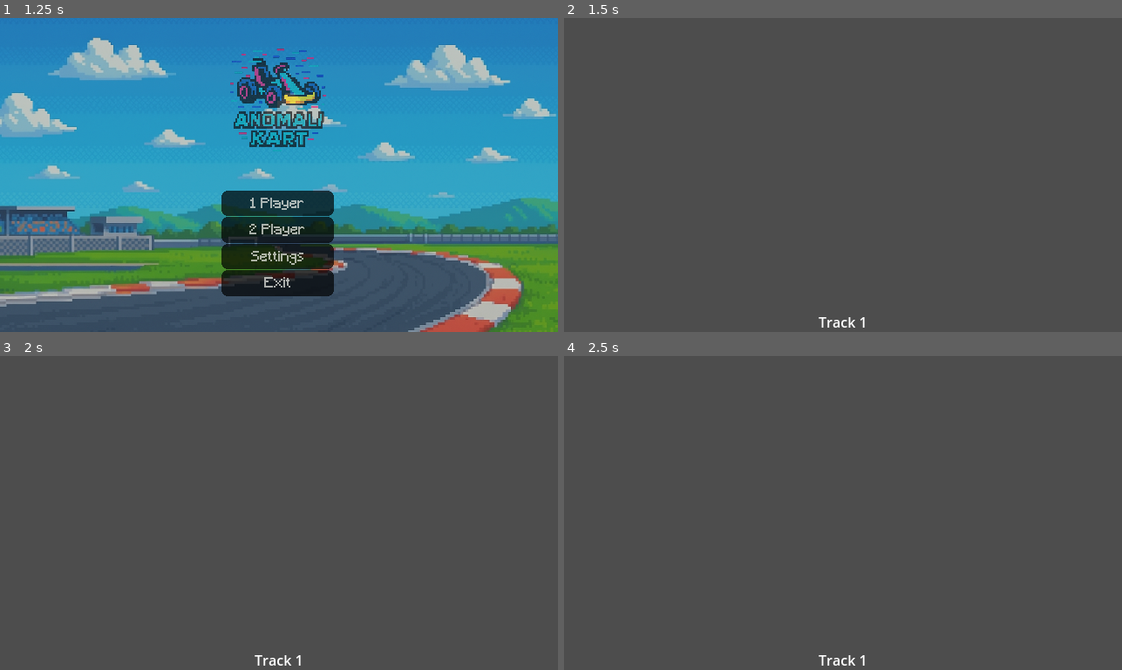
Above: before the commit, frames 1-4 (two rows, left to right).
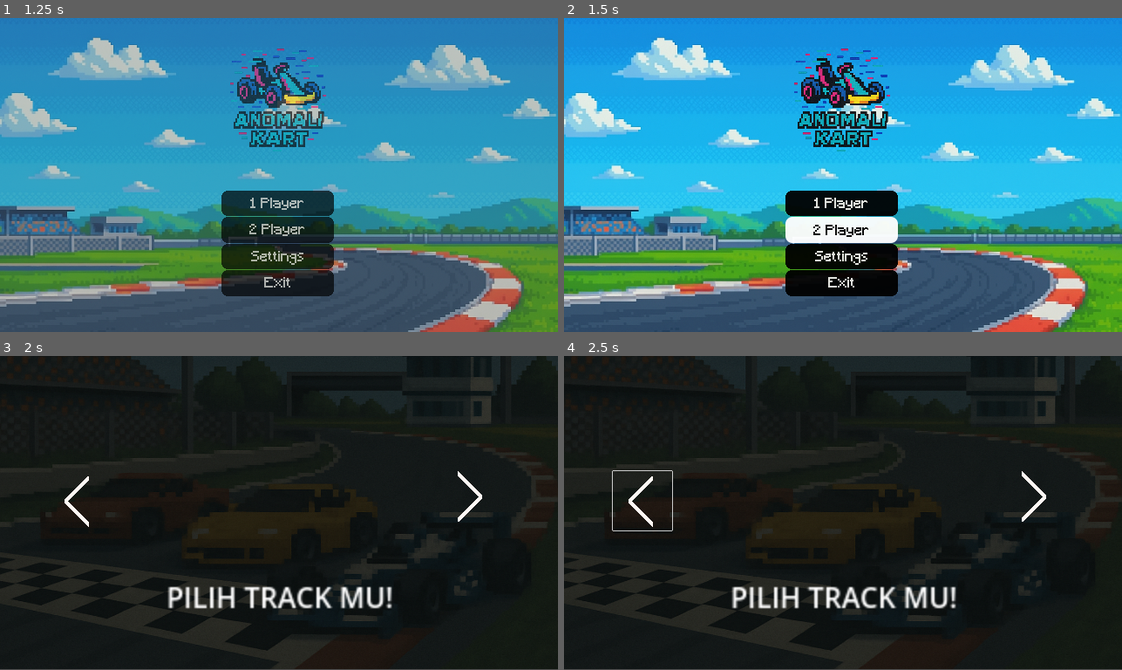
Above: after the commit, the same moments.

Repository: zixzgg32/anomali-kart
Game: Godot game, scene res://Scenes/splashScreen.tscn
Two runs of this game, one before a commit and one after it. Both use one fixed random seed, a clock stepped at 60 frames per second and the inputs below.
Inputs (mouse positions are in pixels of both pictures, inside the frame that each line leads up to):
- Up to frame 1 (1.25 s): tap Enter (ui_accept) at 0.5 s; hold Right (ui_right) from 0.53 s (still down); hold Enter (ui_accept) from 0.53 s (still down)
- Up to frame 2 (1.5 s): release Right (ui_right) at 1.25 s; release Enter (ui_accept) at 1.25 s; click "2 Player" at 1.25 s
- Up to frame 3 (2 s): no input
- Up to frame 4 (2.5 s): click (642, 500) at 2.02 s

Frame 1 is identical in both runs. In frame 2, 100% of the frame differs, in the area x 0-100%, y 0-100%; in frame 3, 99%; in frame 4, 99%.

Commit message:
Added BG character-selection, sound effect, countdown, asset and other changes

Diff:
--- /dev/null
+++ b/Scenes/bot.tscn
@@ -0,0 +1,15 @@
+[gd_scene load_steps=3 format=3 uid="uid://dc5fmpgrbxbp0"]
+
+[ext_resource type="Script" uid="uid://ckemp2cucotkd" path="res://Scripts/World Elements/Racers/Checkpoint.gd" id="1_ccb4n"]
+
+[sub_resource type="RectangleShape2D" id="RectangleShape2D_pul5b"]
+
+[node name="Bot" type="Node2D" groups=["bot"]]
+
+[node name="Area2D" type="Area2D" parent="."]
+script = ExtResource("1_ccb4n")
+
+[node name="CollisionShape2D" type="CollisionShape2D" parent="Area2D"]
+shape = SubResource("RectangleShape2D_pul5b")
+
+[node name="RayCast2D" type="RayCast2D" parent="."]
--- a/Scenes/characterSelection.tscn
+++ b/Scenes/characterSelection.tscn
@@ -1,10 +1,16 @@
-[gd_scene load_steps=6 format=3 uid="uid://bl8g0v866geuu"]
+[gd_scene load_steps=11 format=3 uid="uid://bl8g0v866geuu"]
 
 [ext_resource type="Script" uid="uid://bbqoyq62o3gh4" path="res://Scenes/script/character_selection.gd" id="1_883pe"]
 [ext_resource type="Texture2D" uid="uid://cugcssjgx7mt5" path="res://Asset/TPG-Asset-20250518T115225Z-1-001/TPG-Asset/128-frontview-ballerina.png" id="2_e5257"]
+[ext_resource type="AudioStream" uid="uid://bbmehtt8domrf" path="res://Asset/sound/soundeffect/soundeffect/hit2.mp3" id="2_qs2qt"]
+[ext_resource type="AudioStream" uid="uid://btpedtspmhjn3" path="res://Asset/sound/soundeffect/soundeffect/click.mp3" id="3_230ae"]
 [ext_resource type="Texture2D" uid="uid://rbkobbdftd4e" path="res://Asset/TPG-Asset-20250518T115225Z-1-001/TPG-Asset/128-frontview-cappucinoassasino.png" id="3_m2yrg"]
 [ext_resource type="Texture2D" uid="uid://dsotrky0i7eu1" path="res://Asset/TPG-Asset-20250518T115225Z-1-001/TPG-Asset/128-frontview-tralalerotralala.png" id="4_qs2qt"]
 [ext_resource type="Texture2D" uid="uid://dv1sn06lpk8ms" path="res://Asset/TPG-Asset-20250518T115225Z-1-001/TPG-Asset/128-frontview-tungtungsahur.png" id="5_230ae"]
+[ext_resource type="Texture2D" uid="uid://n7332xqqrl5j" path="res://Asset/TPG-Asset-20250518T115225Z-1-001/TPG-Asset/Pixelated Race at the Finish Line.png" id="8_230ae"]
+[ext_resource type="Texture2D" uid="uid://bdbys14j8m1e8" path="res://Asset/TPG-Asset-20250518T115225Z-1-001/TPG-Asset/arrow.png" id="9_2e6au"]
+
+[sub_resource type="StyleBoxEmpty" id="StyleBoxEmpty_2e6au"]
 
 [node name="Control" type="Control"]
 texture_filter = 1
@@ -15,7 +21,9 @@
 grow_horizontal = 2
 grow_vertical = 2
 script = ExtResource("1_883pe")
-character_names = Array[String]([" Balerina Capucina", "capucino assasino", "tralalero tralala", "tung tung tung sahur"])
+character_names = Array[String]([" Balerina Capucina", "Cappucino Assasino", "Tralalero Tralala", "Tung Tung Tung Sahur"])
+navigation_sound = ExtResource("2_qs2qt")
+selection_sound = ExtResource("3_230ae")
 
 [node name="Label" type="Label" parent="."]
 layout_mode = 1
@@ -32,6 +40,7 @@
 
 [node name="Character1" type="TextureRect" parent="."]
 visible = false
+top_level = true
 layout_mode = 2
 offset_right = 128.0
 offset_bottom = 128.0
@@ -39,6 +48,7 @@
 
 [node name="Character2" type="TextureRect" parent="."]
 visible = false
+top_level = true
 layout_mode = 2
 offset_right = 128.0
 offset_bottom = 128.0
@@ -46,6 +56,7 @@
 
 [node name="Character3" type="TextureRect" parent="."]
 visible = false
+top_level = true
 layout_mode = 2
 offset_right = 128.0
 offset_bottom = 128.0
@@ -53,7 +64,49 @@
 
 [node name="Character4" type="TextureRect" parent="."]
 visible = false
+top_level = true
 layout_mode = 2
 offset_right = 128.0
 offset_bottom = 128.0
 texture = ExtResource("5_230ae")
+
+[node name="Sprite2D" type="Sprite2D" parent="."]
+position = Vector2(322.45, 78)
+scale = Vector2(0.62998, 0.548047)
+texture = ExtResource("8_230ae")
+
+[node name="Label2" type="Label" parent="."]
+layout_mode = 0
+offset_left = 166.0
+offset_top = 270.0
+offset_right = 321.0
+offset_bottom = 293.0
+scale = Vector2(2, 2)
+text = "PILIH ANOMALI MU!"
+
+[node name="LeftButton" type="Button" parent="."]
+top_level = true
+layout_mode = 0
+offset_left = 56.0
+offset_top = 132.0
+offset_right = 192.0
+offset_bottom = 268.0
+scale = Vector2(0.5, 0.5)
+theme_type_variation = &"FlatButton"
+theme_override_styles/pressed = SubResource("StyleBoxEmpty_2e6au")
+icon = ExtResource("9_2e6au")
+flat = true
+
+[node name="RightButton" type="Button" parent="."]
+top_level = true
+layout_mode = 0
+offset_left = 571.0
+offset_top = 196.0
+offset_right = 707.0
+offset_bottom = 332.0
+rotation = -3.14159
+scale = Vector2(0.5, 0.5)
+theme_type_variation = &"FlatButton"
+theme_override_styles/pressed = SubResource("StyleBoxEmpty_2e6au")
+icon = ExtResource("9_2e6au")
+flat = true
--- /dev/null
+++ b/Scenes/countdown.tscn
@@ -0,0 +1,19 @@
+[gd_scene load_steps=3 format=3 uid="uid://defqg2m0bdp2c"]
+
+[ext_resource type="Script" uid="uid://yrd6nbp70h6a" path="res://Scripts/General/countdown.gd" id="1_acgio"]
+[ext_resource type="AudioStream" uid="uid://jprcbbkpm0fj" path="res://Asset/sound/soundeffect/soundeffect/countdown.wav" id="2_jdl17"]
+
+[node name="countdown" type="Node2D"]
+script = ExtResource("1_acgio")
+
+[node name="AudioStreamPlayer" type="AudioStreamPlayer" parent="."]
+stream = ExtResource("2_jdl17")
+volume_db = 1.0
+mix_target = 2
+
+[node name="Label" type="Label" parent="."]
+offset_left = 310.0
+offset_top = 128.0
+offset_right = 520.0
+offset_bottom = 244.0
+scale = Vector2(2, 2)
--- a/Scenes/main.tscn
+++ b/Scenes/main.tscn
@@ -9,6 +9,7 @@
 [ext_resource type="Texture2D" uid="uid://b2p41drytlkxt" path="res://Textures/Tracks/Donut Plains 1 - Tree Line.png" id="3_vt36i"]
 [ext_resource type="Texture2D" uid="uid://cnp7d7djiq0dd" path="res://Textures/Tracks/Grass_Tile.png" id="4_7c8ey"]
 [ext_resource type="Script" uid="uid://b1bl5wnf8vttq" path="res://Scripts/World Elements/Pseudo3D.gd" id="4_s71t4"]
+[ext_resource type="Texture2D" uid="uid://60luu68tdgkn" path="res://Asset/TPG-Asset-20250518T115225Z-1-001/TPG-Asset/Flag (2).png" id="6_gt3je"]
 [ext_resource type="Script" uid="uid://csptjyivkvl3h" path="res://Scripts/General/Collision.gd" id="6_q57ja"]
 [ext_resource type="Texture2D" uid="uid://b56nphrtp74n6" path="res://Textures/Tracks/Donut Plains 1 - Road Type Map.png" id="7_aoipd"]
 [ext_resource type="Script" uid="uid://dqs3p6n34ligd" path="res://Scripts/On Screen Elements/SpriteHandler.gd" id="7_wmybs"]
@@ -881,7 +882,6 @@
 _mapAccelRotationSpeed = 2.0
 _mapDeaccelRotationSpeed = 3.0
 _rotationRadius = 36.0
-_mapVerticalPosition = 3.8
 
 [node name="Collision Handler" type="Node" parent="Map"]
 script = ExtResource("6_q57ja")
@@ -1178,3 +1178,8 @@
 scale = Vector2(0.5, 0.5)
 texture = ExtResource("20_ee4r6")
 script = ExtResource("21_gt3je")
+
+[node name="LapFLag" type="Sprite2D" parent="."]
+position = Vector2(40, 45)
+scale = Vector2(0.4, 0.4)
+texture = ExtResource("6_gt3je")
--- a/Scenes/mainMenu.tscn
+++ b/Scenes/mainMenu.tscn
@@ -1,7 +1,8 @@
-[gd_scene load_steps=5 format=3 uid="uid://bnkkx3amswyr3"]
+[gd_scene load_steps=6 format=3 uid="uid://bnkkx3amswyr3"]
 
 [ext_resource type="Script" uid="uid://cludtng8uxfa7" path="res://Scenes/script/main_menu.gd" id="1_401c2"]
 [ext_resource type="Texture2D" uid="uid://hrd5w4rb7h7o" path="res://Asset/background/background menu.png" id="1_dva2s"]
+[ext_resource type="AudioStream" uid="uid://btpedtspmhjn3" path="res://Asset/sound/soundeffect/soundeffect/click.mp3" id="2_3uny1"]
 [ext_resource type="Texture2D" uid="uid://dpvk03m77sln1" path="res://Asset/Logo/anomalikart pixel.png" id="3_nup18"]
 [ext_resource type="Theme" uid="uid://dt4yxd8p8sbj8" path="res://Asset/Theme/button.tres" id="4_nup18"]
 
@@ -14,6 +15,7 @@
 grow_horizontal = 2
 grow_vertical = 2
 script = ExtResource("1_401c2")
+click_sound = ExtResource("2_3uny1")
 
 [node name="background" type="Sprite2D" parent="."]
 position = Vector2(321, 212)
--- a/Scenes/script/character_selection.gd
+++ b/Scenes/script/character_selection.gd
@@ -7,9 +7,38 @@
 	"Character3",
 	"Character4"
 ]
+@export var navigation_sound: AudioStream
+@export var selection_sound: AudioStream
+# Nama tombol sebagai string
+@export var left_button_name: String = "LeftButton"
+@export var right_button_name: String = "RightButton"
+
 var current_index: int = 0
+var audio_player: AudioStreamPlayer
+var left_button: Button
+var right_button: Button
 
 func _ready():
+	# Inisialisasi AudioStreamPlayer
+	audio_player = AudioStreamPlayer.new()
+	add_child(audio_player)
+
+	# Mencari tombol berdasarkan nama
+	left_button = get_node_or_null(left_button_name) as Button
+	right_button = get_node_or_null(right_button_name) as Button
+
+	# Hubungkan sinyal jika tombol ditemukan
+	if left_button:
+		left_button.pressed.connect(_on_left_button_pressed)
+	else:
+		printerr("Left button not found with name:", left_button_name)
+
+	if right_button:
+		right_button.pressed.connect(_on_right_button_pressed)
+	else:
+		printerr("Right button not found with name:", right_button_name)
+
+	# Inisialisasi karakter
 	for i in range(character_sprites.size()):
 		var sprite = get_node_or_null(character_sprites[i])
 		if sprite == null:
@@ -19,13 +48,32 @@
 
 func _input(event):
 	if event.is_action_pressed("ui_left"):
-		current_index = (current_index - 1 + character_sprites.size()) % character_sprites.size()
-		update_selection()
+		navigate_left()
 	elif event.is_action_pressed("ui_right"):
-		current_index = (current_index + 1) % character_sprites.size()
-		update_selection()
+		navigate_right()
 	elif event.is_action_pressed("ui_accept"):
 		confirm_selection()
+
+func _on_left_button_pressed():
+	navigate_left()
+
+func _on_right_button_pressed():
+	navigate_right()
+
+func navigate_left():
+	play_sound(navigation_sound)
+	current_index = (current_index - 1 + character_sprites.size()) % character_sprites.size()
+	update_selection()
+
+func navigate_right():
+	play_sound(navigation_sound)
+	current_index = (current_index + 1) % character_sprites.size()
+	update_selection()
+
+func play_sound(sound: AudioStream):
+	if sound and audio_player:
+		audio_player.stream = sound
+		audio_player.play()
 
 func update_selection():
 	for i in range(character_sprites.size()):
@@ -35,11 +83,9 @@
 			if i == current_index:
 				var center = get_viewport_rect().size / 2
 				sprite.position = center - sprite.size / 2
-				print("Selected:", character_names[i], "Pos:", sprite.position)
-			else:
-				print("Hidden:", character_names[i])
 	$Label.text = character_names[current_index]
 
 func confirm_selection():
+	play_sound(selection_sound)
 	Globals.selected_character_index = current_index
 	get_tree().change_scene_to_file("res://Scenes/main.tscn")
--- a/Scenes/script/main_menu.gd
+++ b/Scenes/script/main_menu.gd
@@ -1,8 +1,17 @@
 extends Control
 
 @export var fade_duration: float = 1.0
+@export var click_sound: AudioStream # Biarkan ini kosong di inspector dan assign file suara Anda
+
+var audio_player: AudioStreamPlayer
 
 func _ready():
+	audio_player = AudioStreamPlayer.new()
+	add_child(audio_player)
+
+	if click_sound:
+		audio_player.stream = click_sound
+
 	# Mulai dengan transparansi penuh
 	modulate = Color(1, 1, 1, 0)
 	fade_in()
@@ -13,26 +22,38 @@
 	$VBoxContainer/"Settings".pressed.connect(_on_settings_pressed)
 	$VBoxContainer/"Exit".pressed.connect(_on_exit_pressed)
 
+func play_click_sound():
+	if audio_player and audio_player.stream:
+		audio_player.play()
+
 func fade_in():
 	var tween = create_tween()
 	tween.tween_property(self, "modulate:a", 1.0, fade_duration)
 
 func _on_single_player_pressed():
+	play_click_sound()
 	# Logika untuk tombol Single Player
 	print("Single Player button pressed")
+	await get_tree().create_timer(0.2).timeout # Tunggu sedikit agar suara terdengar
 	get_tree().change_scene_to_file("res://Scenes/characterSelection.tscn")
 
 func _on_multiplayer_pressed():
+	play_click_sound()
 	# Logika untuk tombol Multiplayer
 	print("Multiplayer button pressed")
+	await get_tree().create_timer(0.2).timeout
 	get_tree().change_scene_to_file("res://Scenes/trackSelection.tscn")
 
 func _on_settings_pressed():
+	play_click_sound()
 	# Logika untuk tombol Settings
 	print("Settings button pressed")
+	await get_tree().create_timer(0.2).timeout
 	get_tree().change_scene_to_file("res://Scenes/settings.tscn")
 
 func _on_exit_pressed():
+	play_click_sound()
 	# Logika untuk tombol Exit
 	print("Exit button pressed")
+	await get_tree().create_timer(0.2).timeout
 	get_tree().quit()
--- a/Scenes/trackSelection.tscn
+++ b/Scenes/trackSelection.tscn
@@ -1,10 +1,14 @@
-[gd_scene load_steps=6 format=3 uid="uid://clnswsd714mem"]
+[gd_scene load_steps=9 format=3 uid="uid://clnswsd714mem"]
 
 [ext_resource type="Script" uid="uid://bpydggaj7j0s1" path="res://Scenes/script/track_selection.gd" id="1_n15fk"]
-[ext_resource type="Texture2D" uid="uid://cokjif6nlg3a4" path="res://Asset/Track/Racetrack1.png" id="2_15gxc"]
-[ext_resource type="Texture2D" uid="uid://cpxnku33hpek2" path="res://Asset/Track/Racetrack2.png" id="3_m0ugf"]
-[ext_resource type="Texture2D" uid="uid://fcmlp8446u52" path="res://Asset/Track/Racetrack3.png" id="4_6a105"]
-[ext_resource type="Texture2D" uid="uid://nc4ndbpoev6r" path="res://Asset/Track/Racetrack4.png" id="5_aogdj"]
+[ext_resource type="Texture2D" uid="uid://cokjif6nlg3a4" path="res://Asset/New folder/Racetrack1.png" id="2_15gxc"]
+[ext_resource type="Texture2D" uid="uid://cpxnku33hpek2" path="res://Asset/New folder/Racetrack2.png" id="3_m0ugf"]
+[ext_resource type="Texture2D" uid="uid://fcmlp8446u52" path="res://Asset/New folder/Racetrack3.png" id="4_6a105"]
+[ext_resource type="Texture2D" uid="uid://nc4ndbpoev6r" path="res://Asset/New folder/Racetrack4.png" id="5_aogdj"]
+[ext_resource type="Texture2D" uid="uid://n7332xqqrl5j" path="res://Asset/TPG-Asset-20250518T115225Z-1-001/TPG-Asset/Pixelated Race at the Finish Line.png" id="6_m0ugf"]
+[ext_resource type="Texture2D" uid="uid://bdbys14j8m1e8" path="res://Asset/TPG-Asset-20250518T115225Z-1-001/TPG-Asset/arrow.png" id="7_6a105"]
+
+[sub_resource type="StyleBoxEmpty" id="StyleBoxEmpty_aogdj"]
 
 [node name="Control" type="Control"]
 layout_mode = 3
@@ -29,29 +33,79 @@
 grow_vertical = 0
 
 [node name="Track1" type="TextureRect" parent="."]
+visible = false
+top_level = true
 layout_mode = 1
-offset_right = 1024.0
+offset_left = 215.0
+offset_right = 1239.0
 offset_bottom = 1024.0
 scale = Vector2(0.205, 0.205)
 texture = ExtResource("2_15gxc")
 
 [node name="Track2" type="TextureRect" parent="."]
+visible = false
+top_level = true
 layout_mode = 1
-offset_right = 1024.0
+offset_left = 215.0
+offset_right = 1239.0
 offset_bottom = 1024.0
 scale = Vector2(0.205, 0.205)
 texture = ExtResource("3_m0ugf")
 
 [node name="Track3" type="TextureRect" parent="."]
+visible = false
+top_level = true
 layout_mode = 1
-offset_right = 1024.0
+offset_left = 215.0
+offset_right = 1239.0
 offset_bottom = 1024.0
 scale = Vector2(0.205, 0.205)
 texture = ExtResource("4_6a105")
 
 [node name="Track4" type="TextureRect" parent="."]
+visible = false
+top_level = true
 layout_mode = 1
-offset_right = 1024.0
+offset_left = 215.0
+offset_right = 1239.0
 offset_bottom = 1024.0
 scale = Vector2(0.205, 0.205)
 texture = ExtResource("5_aogdj")
+
+[node name="Sprite2D" type="Sprite2D" parent="."]
+position = Vector2(322.45, 78)
+scale = Vector2(0.62998, 0.548047)
+texture = ExtResource("6_m0ugf")
+
+[node name="Label2" type="Label" parent="."]
+offset_left = 191.0
+offset_top = 253.0
+offset_right = 325.0
+offset_bottom = 276.0
+scale = Vector2(2, 2)
+text = "PILIH TRACK MU!"
+
+[node name="LeftButton" type="Button" parent="."]
+top_level = true
+offset_left = 56.0
+offset_top = 132.0
+offset_right = 192.0
+offset_bottom = 268.0
+scale = Vector2(0.5, 0.5)
+theme_type_variation = &"FlatButton"
+theme_override_styles/pressed = SubResource("StyleBoxEmpty_aogdj")
+icon = ExtResource("7_6a105")
+flat = true
+
+[node name="RightButton" type="Button" parent="."]
+top_level = true
+offset_left = 571.0
+offset_top = 196.0
+offset_right = 707.0
+offset_bottom = 332.0
+rotation = -3.14159
+scale = Vector2(0.5, 0.5)
+theme_type_variation = &"FlatButton"
+theme_override_styles/pressed = SubResource("StyleBoxEmpty_aogdj")
+icon = ExtResource("7_6a105")
+flat = true
--- a/Scripts/General/Game.gd
+++ b/Scripts/General/Game.gd
@@ -8,7 +8,7 @@
 @export var _backgroundElements : Node2D
 
 var character_textures := [
-	"res://Asset/Sprites/anomali garammadu.png",
+	"res://Asset/Sprites/a5.png",
 	"res://Asset/Sprites/Anomali cappucino assasion.png",
 	"res://Asset/Sprites/anomali tralelelo tralala (1).png",
 	"res://Asset/Sprites/tung tung tung sahur.png"
@@ -19,6 +19,8 @@
 	var selected_index = Globals.selected_character_index
 	var texture_path = character_textures[selected_index]
 	var texture = load(texture_path)
+	var countdown = preload("res://Scenes/countdown.tscn").instantiate()
+	add_child(countdown)
 	_player.set_character_sprite(texture)
 	_map.Setup(Globals.screenSize, _player)
 	_collision.Setup()
--- /dev/null
+++ b/Scripts/General/countdown.gd
@@ -0,0 +1,46 @@
+extends Node2D
+
+@onready var label: Label = $Label
+@onready var audio_player: AudioStreamPlayer = $AudioStreamPlayer
+
+signal countdown_finished
+
+func _ready():
+	label.hide()
+	start_countdown()
+
+func start_countdown():
+	var countdown_numbers = ["3", "2", "1", "GO!"]
+	var countdown_sound = preload("res://Asset/sound/soundeffect/soundeffect/countdown.wav")
+
+
+	audio_player.stop()
+	audio_player.stream = countdown_sound
+
+	for number in countdown_numbers:
+		label.text = number
+		label.show()
+
+
+		audio_player.pitch_scale = 1.0
+
+
+		if not audio_player.playing:
+			audio_player.play()
+
+
+		var tween = create_tween()
+		if number == "GO!":
+			tween.tween_property(label, "scale", Vector2(1.5, 1.5), 0.2)
+			tween.tween_property(label, "modulate", Color(0, 1, 0), 0.2)
+		else:
+			tween.tween_property(label, "scale", Vector2(1.3, 1.3), 0.2)
+		tween.tween_property(label, "scale", Vector2(1, 1), 0.2)
+
+
+		await get_tree().create_timer(0.7).timeout
+
+		label.hide()
+
+	emit_signal("countdown_finished")
+	queue_free()
--- a/Scripts/General/speedometer.gd
+++ b/Scripts/General/speedometer.gd
@@ -12,7 +12,7 @@
 	if not target_racer:
 		target_racer = get_parent().find_child("Player")
 
-func _process(delta):
+func _process(_delta):
 	if target_racer and needle:
 
 		var speed = target_racer.ReturnMovementSpeed()
--- /dev/null
+++ b/Scripts/World Elements/Racers/Bot2D.gd
@@ -0,0 +1,60 @@
+extends Racer
+var _input_dir: Vector2 = Vector2.ZERO
+var velocity: Vector2 = Vector2.ZERO
+var current_checkpoint: int = 0
+var target_position: Vector2 = Vector2.ZERO
+var checkpoints: Array[Vector2] = [
+	Vector2(100, 200),
+	Vector2(300, 150),
+	Vector2(500, 400)
+]
+
+# Parameter AI
+@export var reaction_distance: float = 50.0
+@export var steering_force: float = 0.5
+
+func _ready():
+	target_position = checkpoints[0]
+
+func _process(_delta):
+	_input_dir = calculate_ai_input()
+	UpdateMovementSpeed()
+
+func calculate_ai_input() -> Vector2:
+	var input = Vector2.ZERO
+
+	# 1. Arahkan ke checkpoint
+	var direction = (target_position - position).normalized()
+	input.y = 1  # Selalu maju
+
+	# 2. Belok berdasarkan arah checkpoint
+	var angle_to_target = direction.angle()
+	var current_angle = velocity.angle() if velocity.length() > 0 else 0
+	var angle_diff = angle_to_target - current_angle
+
+	# Belok kiri/kanan berdasarkan sudut
+	if angle_diff > 0.1:
+		input.x = 1  # Belok kanan
+	elif angle_diff < -0.1:
+		input.x = -1  # Belok kiri
+
+	if detect_obstacle():
+		input.x = -sign(get_obstacle_direction()) * steering_force
+
+	return input
+
+func detect_obstacle() -> bool:
+	# Gunakan RayCast2D untuk deteksi
+	var raycast = $RayCast2D
+	raycast.target_position = Vector2(reaction_distance, 0)
+	raycast.force_raycast_update()
+	return raycast.is_colliding()
+
+func get_obstacle_direction() -> float:
+	# Kembalikan 1 jika rintangan di kanan, -1 jika di kiri
+	return 1.0  # Implementasi deteksi arah sesungguhnya
+
+func _on_checkpoint_reached(body):
+	if body == self:
+		current_checkpoint = (current_checkpoint + 1) % checkpoints.size()
+		target_position = checkpoints[current_checkpoint]
--- /dev/null
+++ b/Scripts/World Elements/Racers/Checkpoint.gd
@@ -0,0 +1,4 @@
+extends Area2D
+func _on_body_entered(body: Node2D):
+	if body.is_in_group("bot"):
+		body._on_checkpoint_reached()
Binary file added: Asset/Sprites/a5.png
Not shown, added: Asset/Sprites/a5.png.import
Binary file added: Asset/TPG-Asset-20250518T115225Z-1-001/TPG-Asset/1 (1).png
Not shown, added: Asset/TPG-Asset-20250518T115225Z-1-001/TPG-Asset/1 (1).png.import
Binary file added: Asset/TPG-Asset-20250518T115225Z-1-001/TPG-Asset/2 (1).png
Not shown, added: Asset/TPG-Asset-20250518T115225Z-1-001/TPG-Asset/2 (1).png.import
Binary file added: Asset/TPG-Asset-20250518T115225Z-1-001/TPG-Asset/Flag (2).png
Not shown, added: Asset/TPG-Asset-20250518T115225Z-1-001/TPG-Asset/Flag (2).png.import
Binary file added: Asset/TPG-Asset-20250518T115225Z-1-001/TPG-Asset/GO (2).png
Not shown, added: Asset/TPG-Asset-20250518T115225Z-1-001/TPG-Asset/GO (2).png.import
Binary file added: Asset/TPG-Asset-20250518T115225Z-1-001/TPG-Asset/Pixelated Race at the Finish Line.png
Not shown, added: Asset/TPG-Asset-20250518T115225Z-1-001/TPG-Asset/Pixelated Race at the Finish Line.png.import
(and 8 more such lines)
